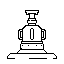
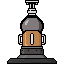
Revision of a layered 64 × 64 image; what changed, layer by layer:
renamed "Layer 2" to "Cannon", moved it above "head", painted on it over box(25, 0, 39, 25)
added layer "head" above "Layer 1" over box(20, 15, 44, 33)
renamed "Layer 1" to "Body", painted on it over box(7, 25, 57, 64)
added layer "Layer 4" above "Layer 3" over box(26, 1, 38, 15)
added layer "Layer 3" over box(7, 16, 57, 64)
